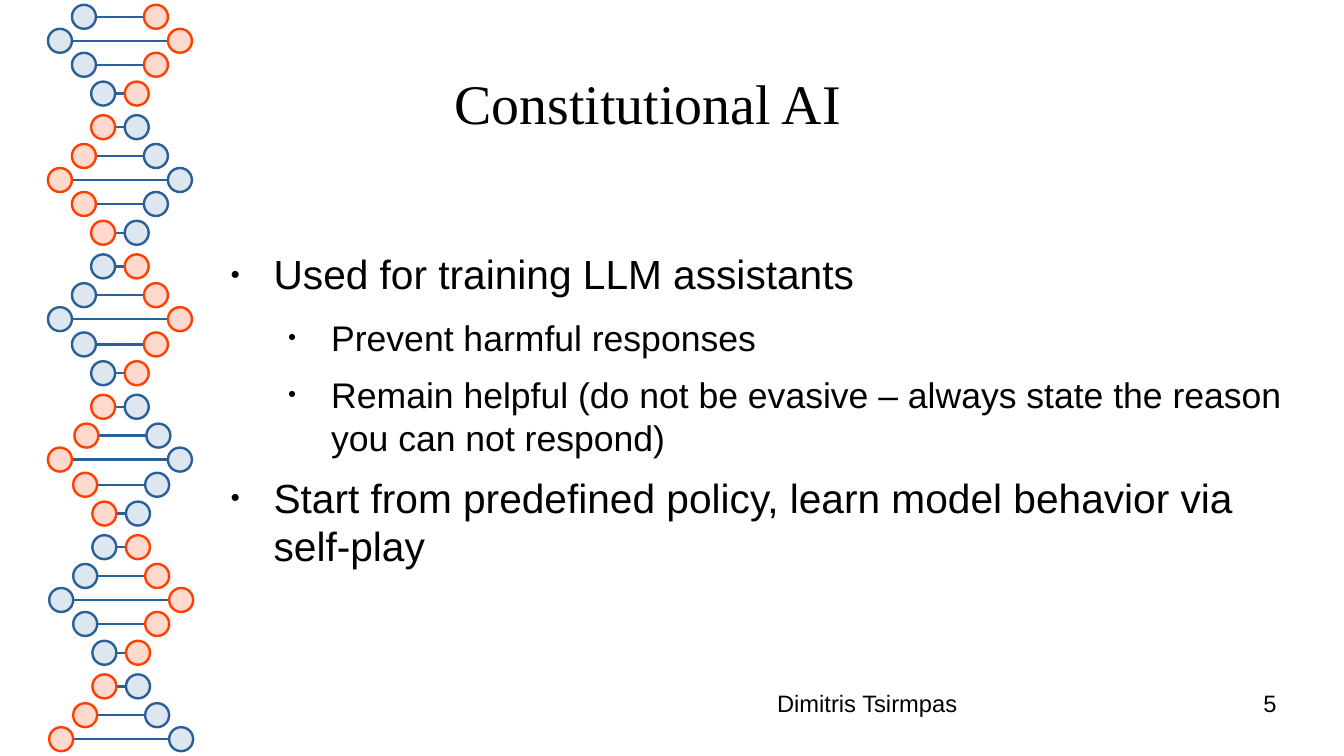
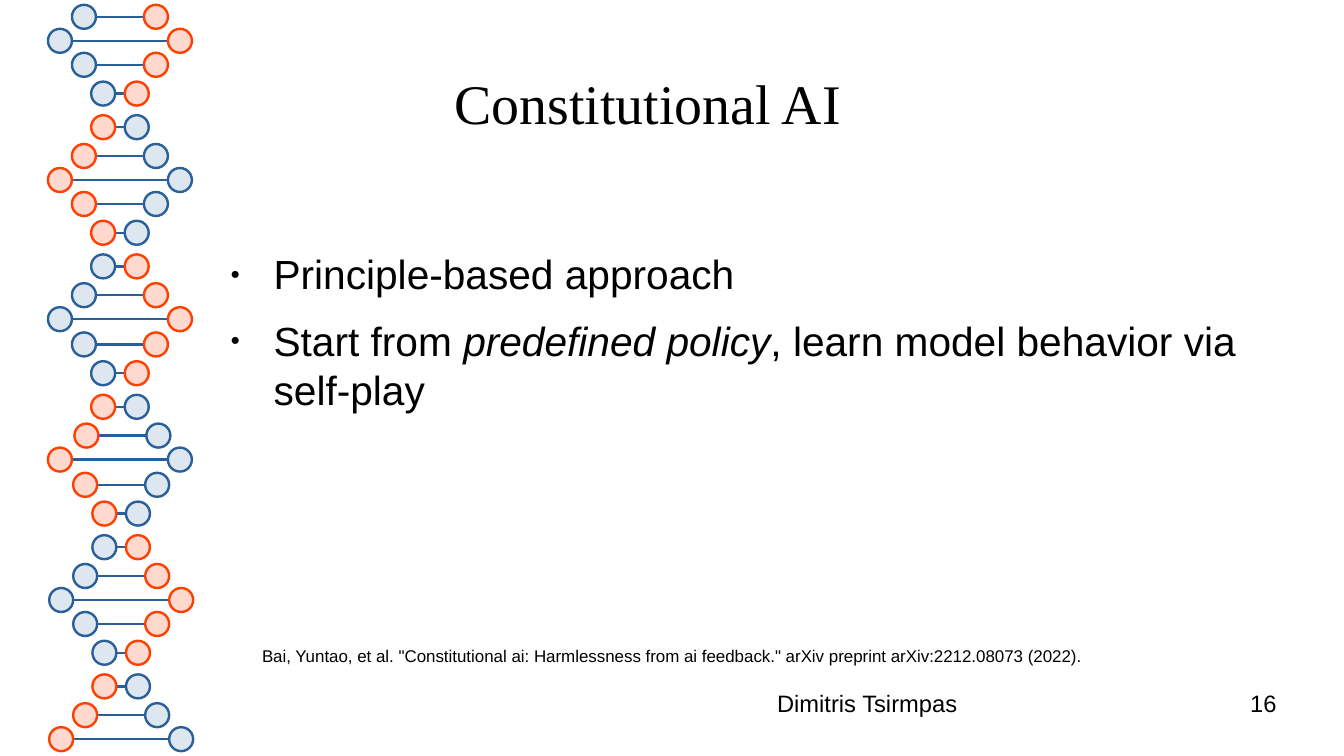
Before and after one commit to dimits-ts/llm_moderation_research, a slide deck: slide 16 of presentations/llm_policy_feasibility.odp (slide 5 before the commit). Drawn at 1344x756 pixels with LibreOffice and Linux fonts; fonts in the diff are those of the drawing. Boxes give left, top, right and bottom in pixels: in the first picture for what was removed or moved away, otherwise in the second. Text is boxed around its words. In the diff, an @@ line names an element or a change of style, - is before the commit and + after.

```diff
--- a/presentations/llm_policy_feasibility.odp
+++ b/presentations/llm_policy_feasibility.odp
@@ text at (274, 259, 734, 297): text changed; size 21 to 24 pt @@
-● Used for training LLM assistants
-  ● Prevent harmful responses
-  ● Remain helpful (do not be evasive – always state the reason you can not respond)
+● Principle-based approach
@@ text at (274, 326, 1236, 412): italic on in "predefined policy," @@
@@ text added at (262, 649, 1082, 666), 10 pt, text #000000 @@
+Bai, Yuntao, et al. "Constitutional ai: Harmlessness from ai feedback." arXiv preprint arXiv:2212.08073 (2022).
@@ page number at (1250, 695, 1276, 713): text changed @@
-5
+16
```
Also in this commit, not shown: 10 other slides changed, 4 slides added, 1 slide removed.
